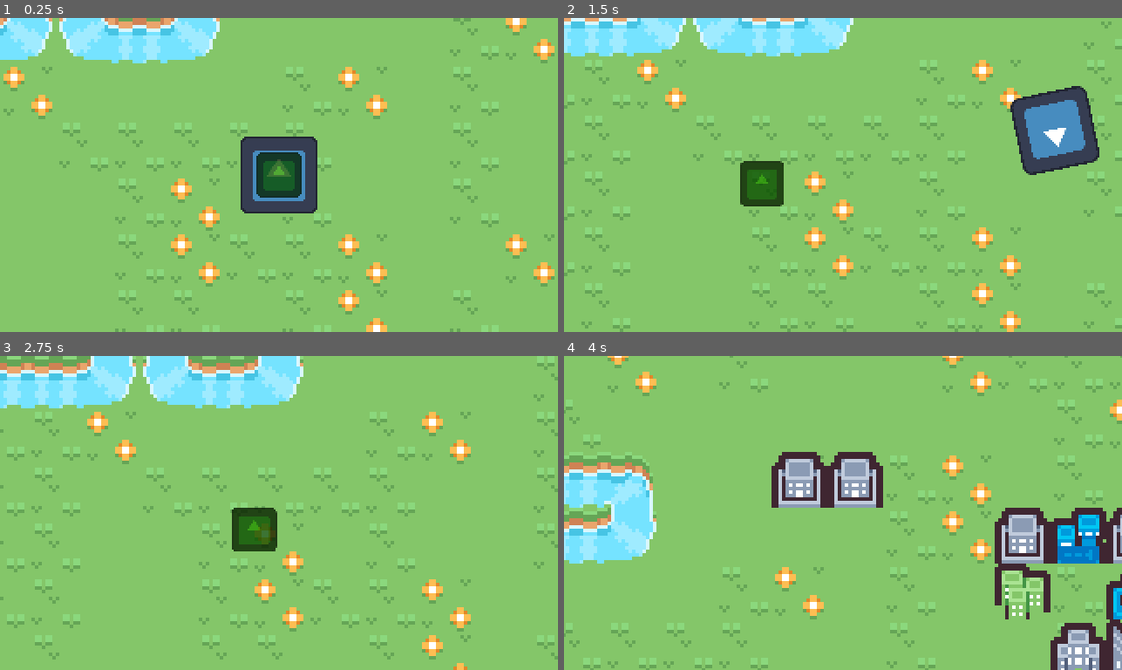
Above: before the commit, frames 1-4 (two rows, left to right).
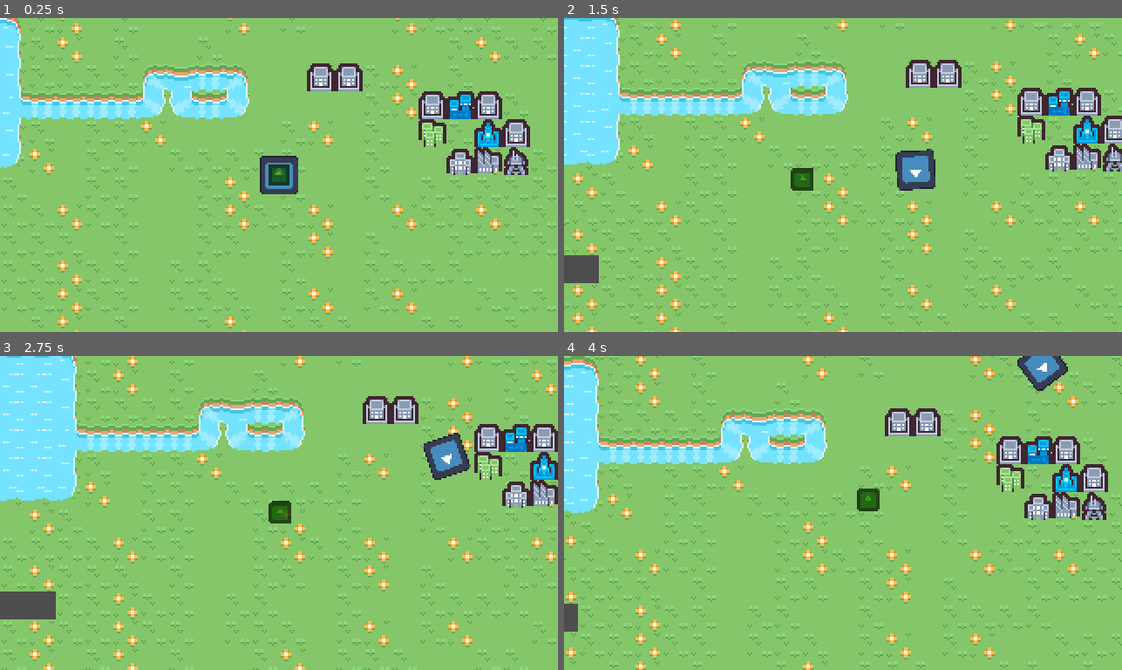
Above: after the commit, the same moments.

Repository: Simplexeon/root-tech-tree-editor
Game: Godot game, scene res://Scenes/main.tscn
Two runs of this game, one before a commit and one after it. Both use one fixed random seed, a clock stepped at 60 frames per second and the inputs below. The engine's default icon, where the game draws it, is replaced by a stand-in: a white triangle on a blue panel in a dark square.
Inputs (mouse positions are in pixels of both pictures, inside the frame that each line leads up to):
- Up to frame 1 (0.25 s): no input
- Up to frame 2 (1.5 s): tap Enter at 0.5 s; move the mouse to (965, 159) at 0.52 s; hold D (right) 0.53-1.28 s; click (965, 159) at 0.67 s; move the mouse to (815, 175) at 1.27 s; hold W (up) from 1.28 s (still down); click (815, 175) at 1.42 s
- Up to frame 3 (2.75 s): keep holding W (up); move the mouse to (290, 506) at 2.02 s; click (290, 506) at 2.17 s
- Up to frame 4 (4 s): keep holding W (up); move the mouse to (837, 519) at 2.77 s; click (837, 519) at 2.92 s; move the mouse to (887, 516) at 3.52 s; click (887, 516) at 3.67 s

The runs differ from the first frame. In frame 1, 26% of the frame differs, in the area x 0-100%, y 0-100%; in frame 2, 30%; in frame 3, 30%; in frame 4, 33%.

Commit message:
more goofy character controller

Diff:
--- a/Assets/AssetPacks/Kenney/TinyBattle/tileset.tres
+++ b/Assets/AssetPacks/Kenney/TinyBattle/tileset.tres
@@ -24,7 +24,6 @@
 15:0/0 = 0
 16:0/0 = 0
 17:0/0 = 0
-18:0/0 = 0
 0:1/0 = 0
 1:1/0 = 0
 2:1/0 = 0
@@ -43,7 +42,6 @@
 15:1/0 = 0
 16:1/0 = 0
 17:1/0 = 0
-18:1/0 = 0
 0:2/0 = 0
 1:2/0 = 0
 2:2/0 = 0
@@ -62,7 +60,6 @@
 15:2/0 = 0
 16:2/0 = 0
 17:2/0 = 0
-18:2/0 = 0
 0:3/0 = 0
 1:3/0 = 0
 2:3/0 = 0
@@ -81,7 +78,6 @@
 15:3/0 = 0
 16:3/0 = 0
 17:3/0 = 0
-18:3/0 = 0
 0:4/0 = 0
 1:4/0 = 0
 2:4/0 = 0
@@ -100,7 +96,6 @@
 15:4/0 = 0
 16:4/0 = 0
 17:4/0 = 0
-18:4/0 = 0
 0:5/0 = 0
 1:5/0 = 0
 2:5/0 = 0
@@ -119,7 +114,6 @@
 15:5/0 = 0
 16:5/0 = 0
 17:5/0 = 0
-18:5/0 = 0
 0:6/0 = 0
 1:6/0 = 0
 2:6/0 = 0
@@ -138,7 +132,6 @@
 15:6/0 = 0
 16:6/0 = 0
 17:6/0 = 0
-18:6/0 = 0
 0:7/0 = 0
 1:7/0 = 0
 2:7/0 = 0
@@ -157,7 +150,6 @@
 15:7/0 = 0
 16:7/0 = 0
 17:7/0 = 0
-18:7/0 = 0
 0:8/0 = 0
 1:8/0 = 0
 2:8/0 = 0
@@ -176,7 +168,6 @@
 15:8/0 = 0
 16:8/0 = 0
 17:8/0 = 0
-18:8/0 = 0
 0:9/0 = 0
 1:9/0 = 0
 2:9/0 = 0
@@ -195,7 +186,6 @@
 15:9/0 = 0
 16:9/0 = 0
 17:9/0 = 0
-18:9/0 = 0
 0:10/0 = 0
 1:10/0 = 0
 2:10/0 = 0
@@ -214,7 +204,6 @@
 15:10/0 = 0
 16:10/0 = 0
 17:10/0 = 0
-18:10/0 = 0
 
 [resource]
 sources/0 = SubResource("TileSetAtlasSource_flkyv")
--- a/Nodes/Entities/Player/Camera/camera.tscn
+++ b/Nodes/Entities/Player/Camera/camera.tscn
@@ -2,3 +2,4 @@
 
 [node name="Camera" type="Camera2D"]
 top_level = true
+zoom = Vector2(0.5, 0.5)
--- a/Nodes/Entities/Player/player.gd
+++ b/Nodes/Entities/Player/player.gd
@@ -8,9 +8,12 @@
 @export var AccelerationRamp : Curve;
 @export var TargetSpeed : float;
 @export var Friction : Curve;
+@export var MaxFriction : float;
+@export_range(-1.0, 1.0) var TurningPoint : float;
 
 @export_subgroup("Controls")
 @export_range(0.05, 5.0) var MouseSensitivity : float;
+@export var MouseRange : float;
 
 
 @export_subgroup("Camera")
@@ -55,6 +58,11 @@
 
 
 func _physics_process(delta: float) -> void:
+
+	# Limit Crosshair
+	var mouse_vect = Crosshair.global_position - global_position;
+	Crosshair.global_position = global_position + (mouse_vect.normalized() * min(mouse_vect.length(), MouseRange));
+
 	process_movement(delta);
 
 
@@ -72,23 +80,29 @@
 func process_movement(delta : float) -> void:
 
 	var move_dir : Vector2 = Vector2.ZERO;
-	if(Input.is_action_just_pressed("up")):
+	if(Input.is_action_pressed("up")):
 		move_dir.y -= 1;
-	if(Input.is_action_just_pressed("down")):
+	if(Input.is_action_pressed("down")):
 		move_dir.y += 1;
-	if(Input.is_action_just_pressed("left")):
+	if(Input.is_action_pressed("left")):
 		move_dir.x -= 1;
-	if(Input.is_action_just_pressed("right")):
+	if(Input.is_action_pressed("right")):
 		move_dir.x += 1;
 	move_dir = move_dir.normalized();
 
 
-	# TODO
-	# Implement not moving
+	if(move_dir == Vector2.ZERO):
+		move_dir = (velocity * -1).normalized();
 
-	var force : float = AccelerationRamp.sample_baked(min(velocity.length() / TargetSpeed, 1.0)) * Acceleration;
-	var turn_amount : float = Friction.sample_baked(1 - ((move_dir.dot(velocity.normalized()) + 1) / 2));
+	#var friction_amount : float = 1 - ((move_dir.dot(velocity.normalized()) + 1) / 2);
 
-	velocity += move_dir * (force);
-	print(velocity);
+	var force : float = AccelerationRamp.sample_baked(min(velocity.length() / TargetSpeed, 1.0)) * Acceleration * delta;
+	var target_velocity : Vector2 = velocity + (move_dir * force);
+
+	if(target_velocity.normalized().dot(velocity.normalized()) <= TurningPoint and velocity != Vector2.ZERO):
+		velocity = Vector2.ZERO;
+	else:
+		velocity = target_velocity;
+
+
 	move_and_slide();
--- a/Nodes/Entities/Player/player.tscn
+++ b/Nodes/Entities/Player/player.tscn
@@ -5,27 +5,30 @@
 [ext_resource type="PackedScene" uid="uid://dqto8hvmjc00y" path="res://Nodes/Entities/Player/Camera/camera.tscn" id="3_728lh"]
 
 [sub_resource type="Curve" id="Curve_slsdp"]
+max_value = 2.0
 bake_resolution = 150
-_data = [Vector2(0, 0.714286), 0.0, 0.195605, 0, 0, Vector2(0.359551, 1), -0.139718, -0.139718, 0, 0, Vector2(0.691011, 0.758242), -1.10341, -1.10341, 0, 0, Vector2(1, 0.175824), 0.0, 0.0, 0, 0]
+_data = [Vector2(0, 1.78022), 0.0, -2.30438, 0, 0, Vector2(0.275281, 1.16484), -2.06274, -2.06274, 0, 0, Vector2(0.58427, 0.725275), -1.10341, -1.10341, 0, 0, Vector2(1, 0.32967), -1.25746, 0.0, 0, 0]
 point_count = 4
 
 [sub_resource type="Curve" id="Curve_0jsga"]
-max_value = 4.0
 bake_resolution = 150
-_data = [Vector2(0, 0), 0.0, 3.66758, 0, 0, Vector2(0.235955, 1.53846), 3.45184, 3.45184, 0, 0, Vector2(0.511236, 0.351648), 0.0, 0.0, 0, 0, Vector2(0.752809, 1.23077), -2.8254, -2.8254, 0, 0, Vector2(1, 0), -7.61828, 0.0, 0, 0]
-point_count = 5
+_data = [Vector2(0, 0), 0.0, 4.4011, 0, 0, Vector2(0.252809, 0.659341), 1.25387, 1.25387, 0, 0, Vector2(1, 1), 0.0, 0.0, 0, 0]
+point_count = 3
 
 [sub_resource type="RectangleShape2D" id="RectangleShape2D_8ips3"]
 size = Vector2(40, 40)
 
 [node name="Player" type="CharacterBody2D"]
 script = ExtResource("1_m4suu")
-Acceleration = 120.0
+Acceleration = 80.0
 AccelerationRamp = SubResource("Curve_slsdp")
-TargetSpeed = 150.0
+TargetSpeed = 120.0
 Friction = SubResource("Curve_0jsga")
-MouseSensitivity = 0.656
-MaxViewDistance = 250.0
+MaxFriction = 300.0
+TurningPoint = -0.666
+MouseSensitivity = 0.856
+MouseRange = 250.0
+MaxViewDistance = 300.0
 CameraSmoothing = 2.81104
 
 [node name="Sprite2D" type="Sprite2D" parent="."]
--- a/Scenes/main.tscn
+++ b/Scenes/main.tscn
@@ -25,7 +25,6 @@
 15:0/0 = 0
 16:0/0 = 0
 17:0/0 = 0
-18:0/0 = 0
 0:1/0 = 0
 1:1/0 = 0
 2:1/0 = 0
@@ -44,7 +43,6 @@
 15:1/0 = 0
 16:1/0 = 0
 17:1/0 = 0
-18:1/0 = 0
 0:2/0 = 0
 1:2/0 = 0
 2:2/0 = 0
@@ -63,7 +61,6 @@
 15:2/0 = 0
 16:2/0 = 0
 17:2/0 = 0
-18:2/0 = 0
 0:3/0 = 0
 1:3/0 = 0
 2:3/0 = 0
@@ -82,7 +79,6 @@
 15:3/0 = 0
 16:3/0 = 0
 17:3/0 = 0
-18:3/0 = 0
 0:4/0 = 0
 1:4/0 = 0
 2:4/0 = 0
@@ -101,7 +97,6 @@
 15:4/0 = 0
 16:4/0 = 0
 17:4/0 = 0
-18:4/0 = 0
 0:5/0 = 0
 1:5/0 = 0
 2:5/0 = 0
@@ -120,7 +115,6 @@
 15:5/0 = 0
 16:5/0 = 0
 17:5/0 = 0
-18:5/0 = 0
 0:6/0 = 0
 1:6/0 = 0
 2:6/0 = 0
@@ -139,7 +133,6 @@
 15:6/0 = 0
 16:6/0 = 0
 17:6/0 = 0
-18:6/0 = 0
 0:7/0 = 0
 1:7/0 = 0
 2:7/0 = 0
@@ -158,7 +151,6 @@
 15:7/0 = 0
 16:7/0 = 0
 17:7/0 = 0
-18:7/0 = 0
 0:8/0 = 0
 1:8/0 = 0
 2:8/0 = 0
@@ -177,7 +169,6 @@
 15:8/0 = 0
 16:8/0 = 0
 17:8/0 = 0
-18:8/0 = 0
 0:9/0 = 0
 1:9/0 = 0
 2:9/0 = 0
@@ -196,7 +187,6 @@
 15:9/0 = 0
 16:9/0 = 0
 17:9/0 = 0
-18:9/0 = 0
 0:10/0 = 0
 1:10/0 = 0
 2:10/0 = 0
@@ -215,7 +205,6 @@
 15:10/0 = 0
 16:10/0 = 0
 17:10/0 = 0
-18:10/0 = 0
 
 [sub_resource type="TileSet" id="TileSet_gt2tw"]
 sources/0 = SubResource("TileSetAtlasSource_kqfkx")
